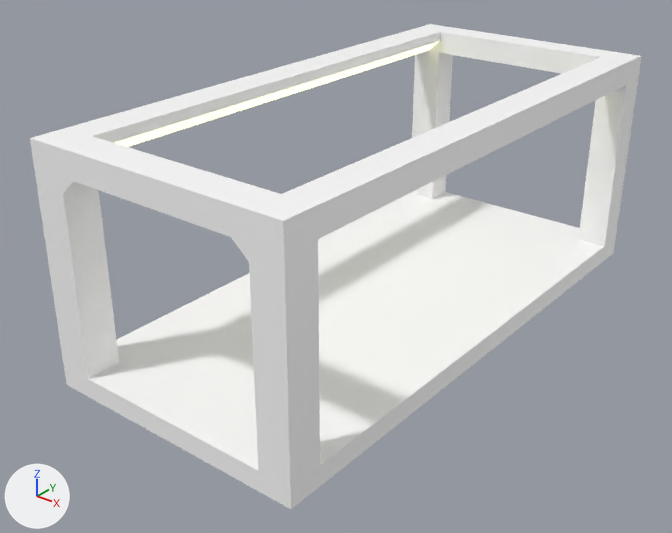
A saved change to the glTF model InterfaceTesting/Models/Construction site/Elevator.glb.
The view is the same before and after, from a 50 mm lens placed at (13.55, -21.25, 11.8), pointed at (-0.13, -4.15, 1.19). Arrows for +X, +Y and +Z are at lower left; the lights stay in place.
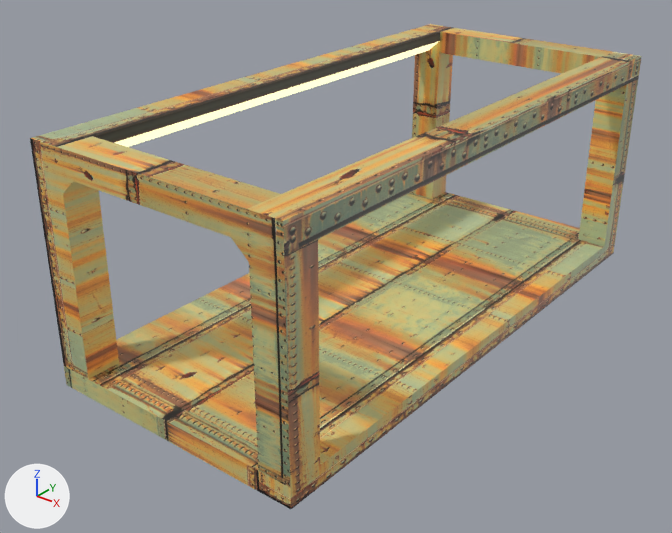
What differs and where, as boxes (x1, y1, x2, y2) in the pictures (672 x 533 px):
'Cube', surface changed
    both: (30, 24, 642, 509)

Diff of the bpy script that builds the scene:
```diff
--- a/InterfaceTesting/Models/Construction site/Elevator.glb.py
+++ b/InterfaceTesting/Models/Construction site/Elevator.glb.py
@@ img_texturescom_rustleak0033_1_m @@
+img_texturescom_rustleak0033_1_m = load_image('TexturesCom_RustLeak0033_1_M', '_unpacked/TexturesCom_RustLeak0033_1_M', 1437, 1600, 'sRGB')
@@ mat_rust @@
 mat_rust = principled_material('Rust')
-mat_rust.base_color = (1.0, 1.0, 1.0)  # white #ffffff
+mat_rust.texture = img_texturescom_rustleak0033_1_m
```
